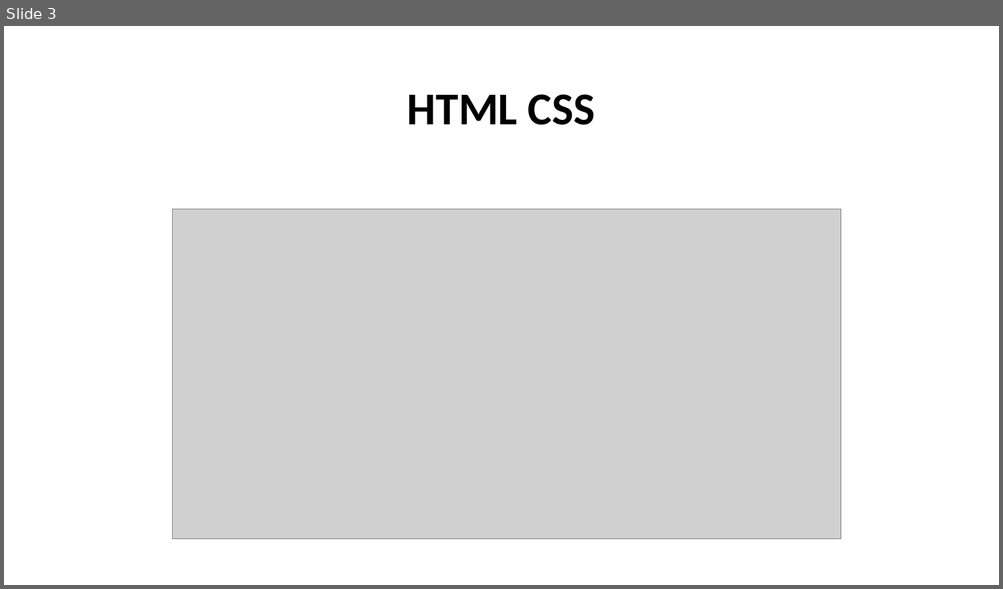
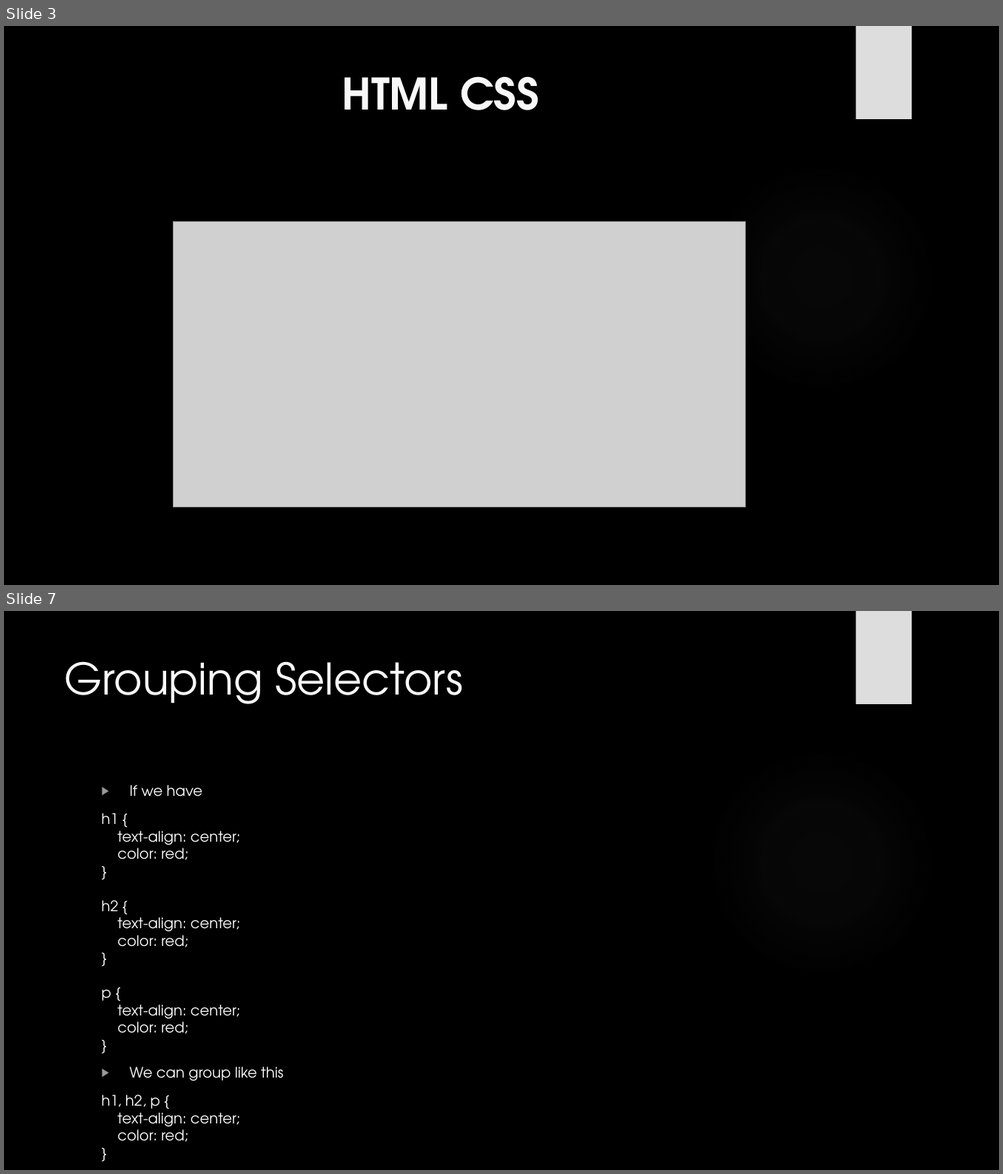
Before and after one commit to lytes20/Andela-LevelUp, a slide deck: CSS LevelUp.pptx. Shown one above the other, each under a label of ours: slide 3 before the commit, slides 3 and 7 after it; the slides between them are not shown. The pictures are 1003x589 and 1003x1174 pixels, drawn with LibreOffice and Linux fonts; fonts in the diff are those of the drawing; grey boxes stand for pictures; background and template pictures are left out. Boxes give left, top, right and bottom in pixels: in the first picture for what was removed or moved away, otherwise in the second. Text is boxed around its words. In the diff, an @@ line names an element or a change of style, - is before the commit and + after.

```diff
--- a/CSS LevelUp.pptx
+++ b/CSS LevelUp.pptx
@@ slide 7 added at [4, 611, 999, 1170], background picture (left out); not listed: 2 template elements that a slide beside it also shows @@
@@ title added at [64, 661, 463, 704], 42 pt, text #F8F8F8 @@
+Grouping Selectors
@@ text added at [102, 785, 283, 1130], 14 pt, text #FFFFFF @@
+▶ If we have
+h1 {
+text-align: center;
+color: red;
+}
+h2 {
+text-align: center;
+color: red;
+}
+p {
+text-align: center;
+color: red;
+}
+▶ We can group like this
+h1, h2, p {
+text-align: center;
+color: red;
+}
@@ slide 3 changed as well @@
@@ background #FFFFFF to picture (left out) @@
@@ rectangle added at [855, 26, 911, 119], fill #DDDDDD @@
@@ title "HTML CSS": place and size @@
-title "HTML CSS" at [407, 94, 595, 125]
+title "HTML CSS" at [341, 76, 539, 110]
@@ title "HTML CSS" at [341, 76, 539, 110]: size 44 to 42 pt, font Calibri to TeX Gyre Adventor, text colour #000000 to #F8F8F8; line spacing 0.9 to 1; vertical alignment middle to top @@
@@ ellipse added at [706, 163, 936, 392], fill gradient #666666 @@
@@ picture: place and size @@
-picture at [173, 210, 841, 540]
+picture at [173, 221, 745, 507]
```
Also in this commit, not shown: 2 other slides changed, 11 other slides added, 6 other files.
